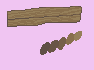
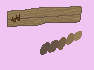
Two versions of the same layered image (w=94, h=70). Layer-by-layer changes:
added layer "moneyletter" above "레이어 7" over bbox(11, 14, 20, 22)
